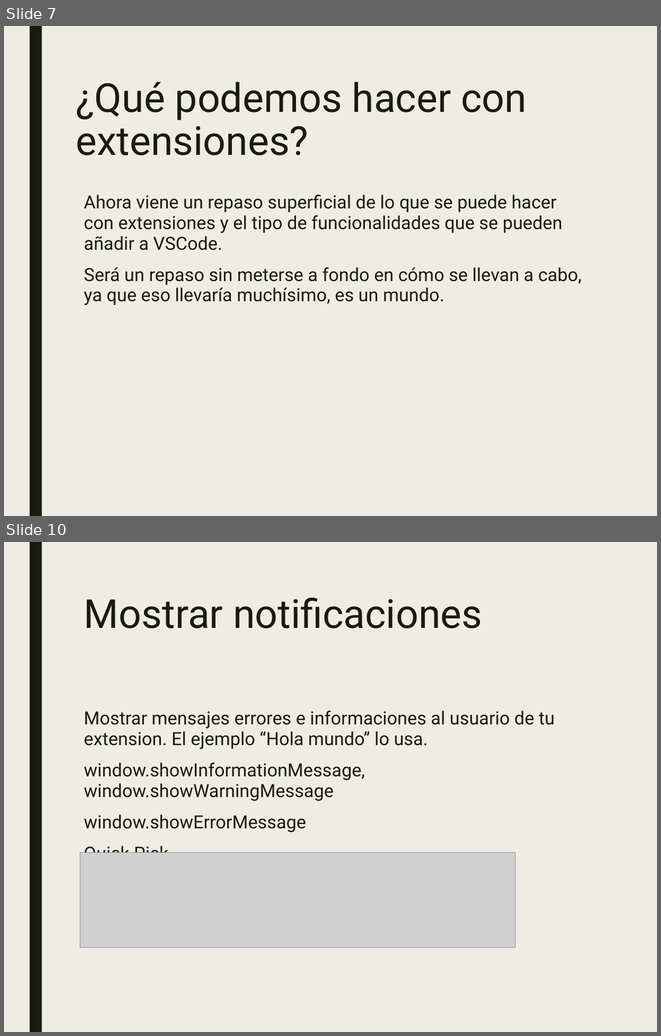
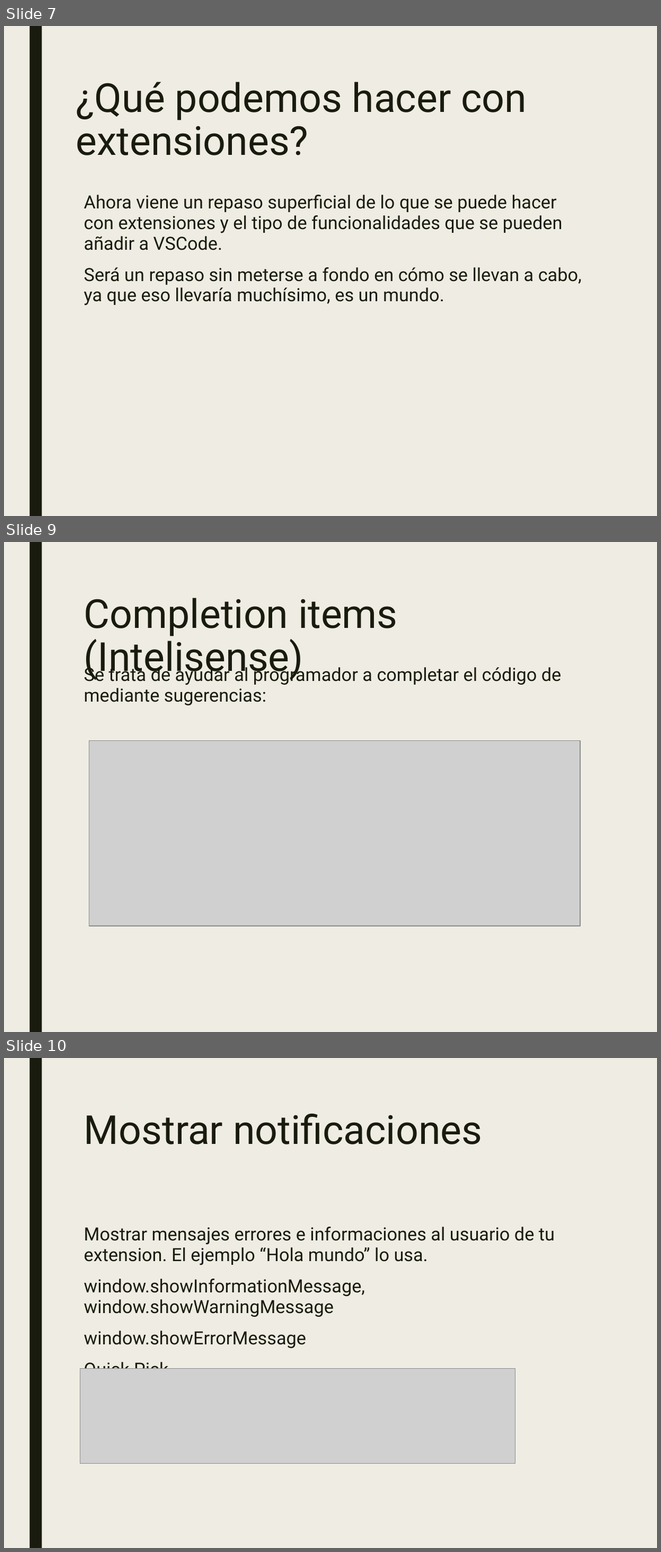
Before and after one commit to JalmarazMartn/dotnetrioja1, a slide deck: VSCODE Extensiones.ppt. Shown one above the other, each under a label of ours: slides 7 and 10 before the commit, slides 7, 9 and 10 after it; the slides between them are not shown. The pictures are 661x1036 and 661x1552 pixels, drawn with LibreOffice and Linux fonts; fonts in the diff are those of the drawing; grey boxes stand for pictures. Boxes give left, top, right and bottom in pixels: in the first picture for what was removed or moved away, otherwise in the second. Text is boxed around its words. In the diff, an @@ line names an element or a change of style, - is before the commit and + after.

```diff
--- a/VSCODE Extensiones.ppt
+++ b/VSCODE Extensiones.ppt
@@ slide 9 added at <box>4,542,657,1032</box>, background #EFEDE3; not listed: 1 template element that a slide beside it also shows @@
@@ title added at <box>84,598,398,680</box>, 44 pt, text #191B0E @@
+Completion items (Intelisense)
@@ text added at <box>84,664,561,705</box>, 20 pt, text #191B0E @@
+Se trata de ayudar al programador a completar el código de mediante sugerencias:
@@ picture added at <box>89,741,580,926</box> @@
```
Also in this commit, not shown: 5 slides changed, 2 other slides added, 2 slides removed.
